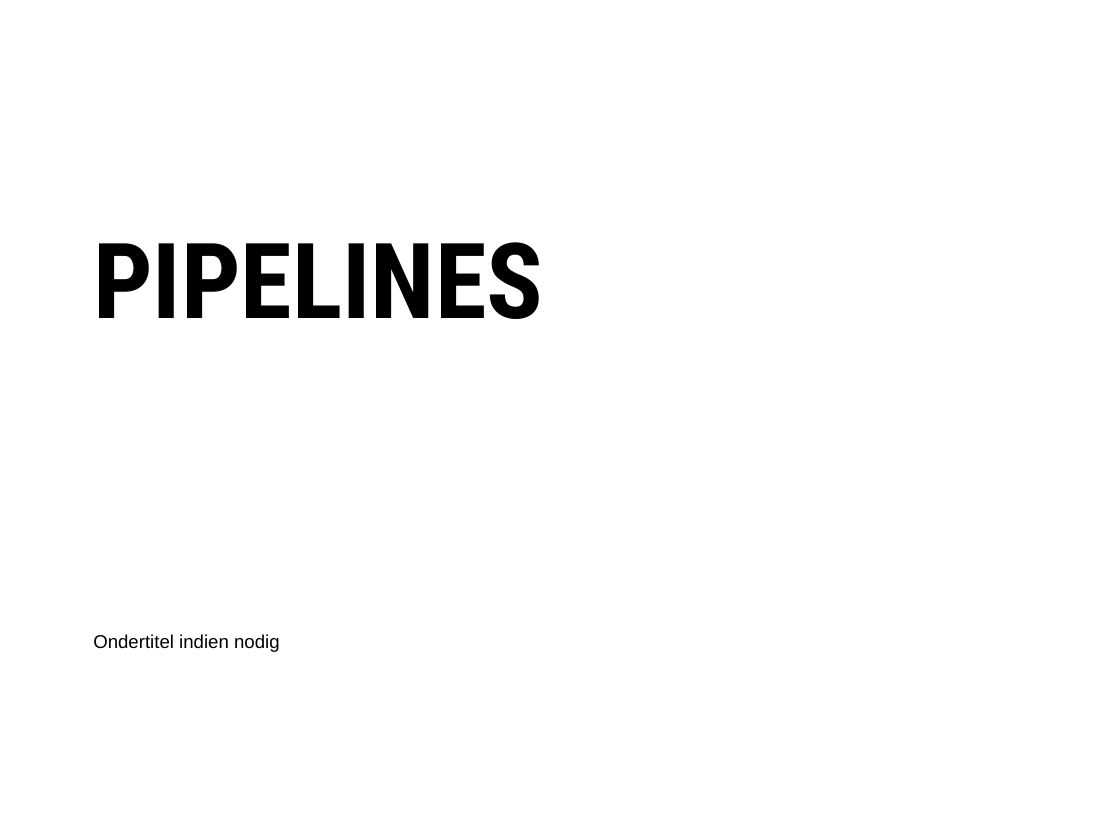
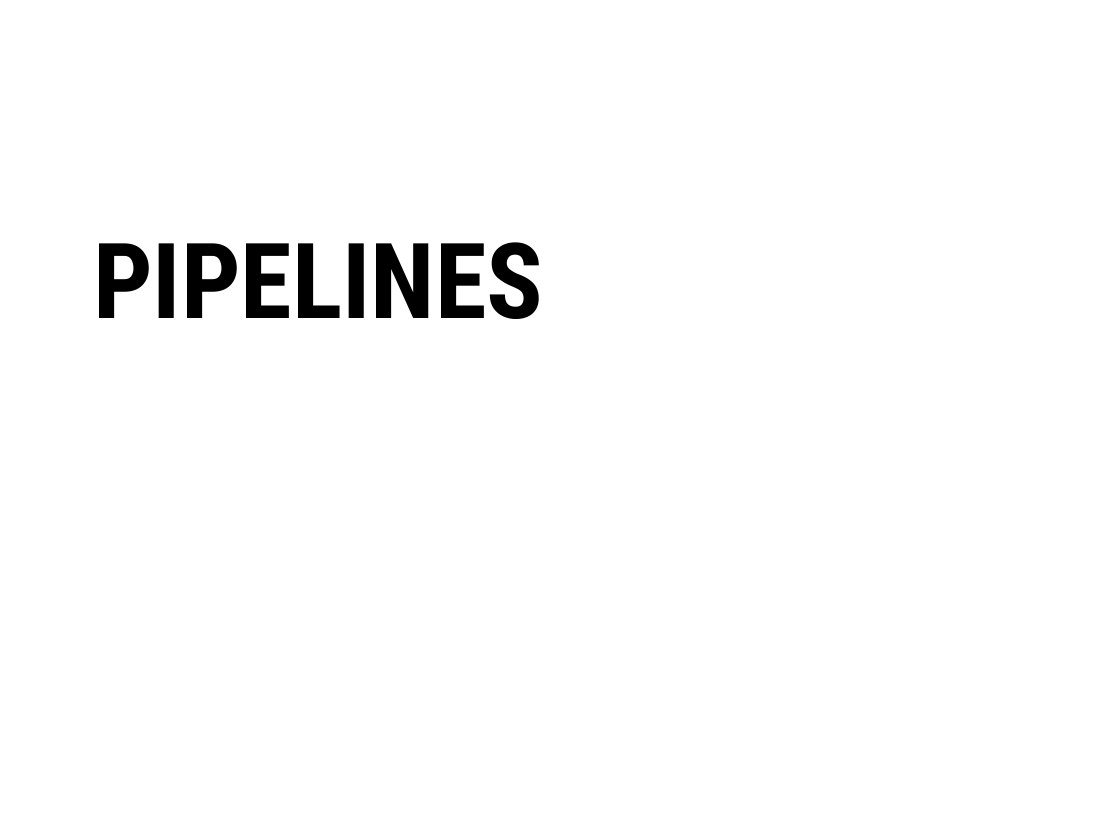
Before and after one commit to AIM-MADS-DATEXP/workshop-pipelines, a slide deck: slide 1 of lecture_pipelines.pptx. Drawn at 1120x840 pixels with LibreOffice and Linux fonts; fonts in the diff are those of the drawing; background and template pictures are left out. Boxes give left, top, right and bottom in pixels: in the first picture for what was removed or moved away, otherwise in the second. Text is boxed around its words. In the diff, an @@ line names an element or a change of style, - is before the commit and + after.

```diff
--- a/lecture_pipelines.pptx
+++ b/lecture_pipelines.pptx
@@ text removed at (93, 634, 280, 652) @@
-Ondertitel indien nodig
```
Also in this commit, not shown: 1 other slide changed.
